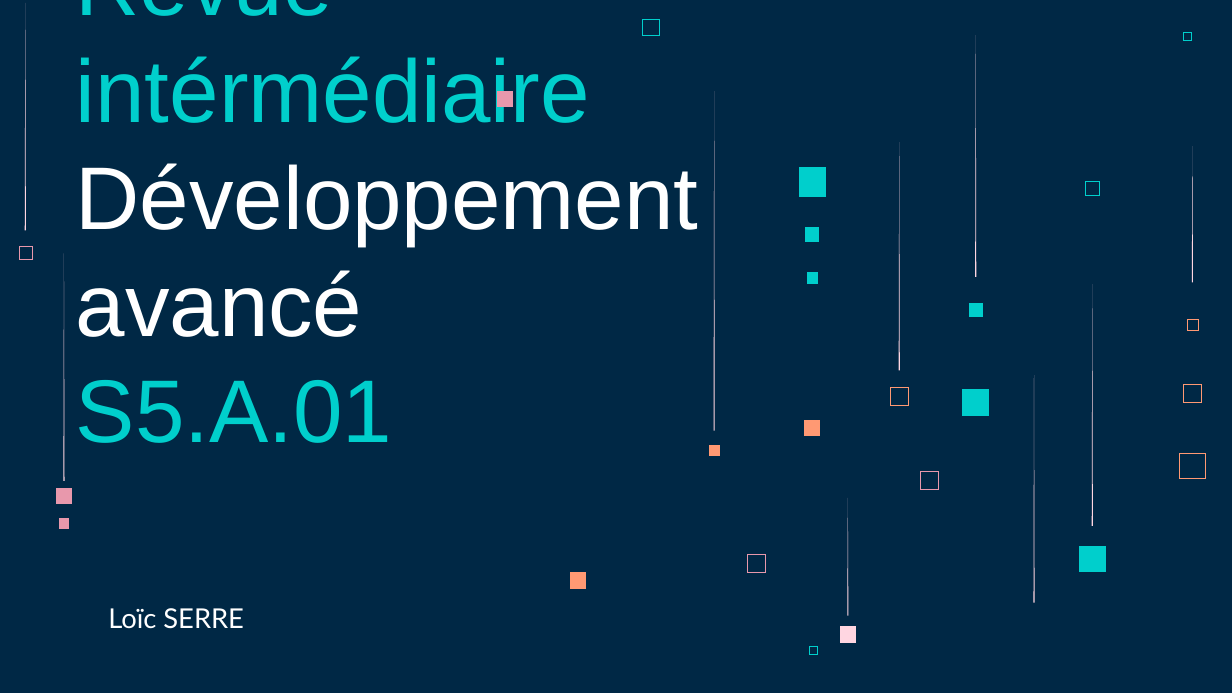
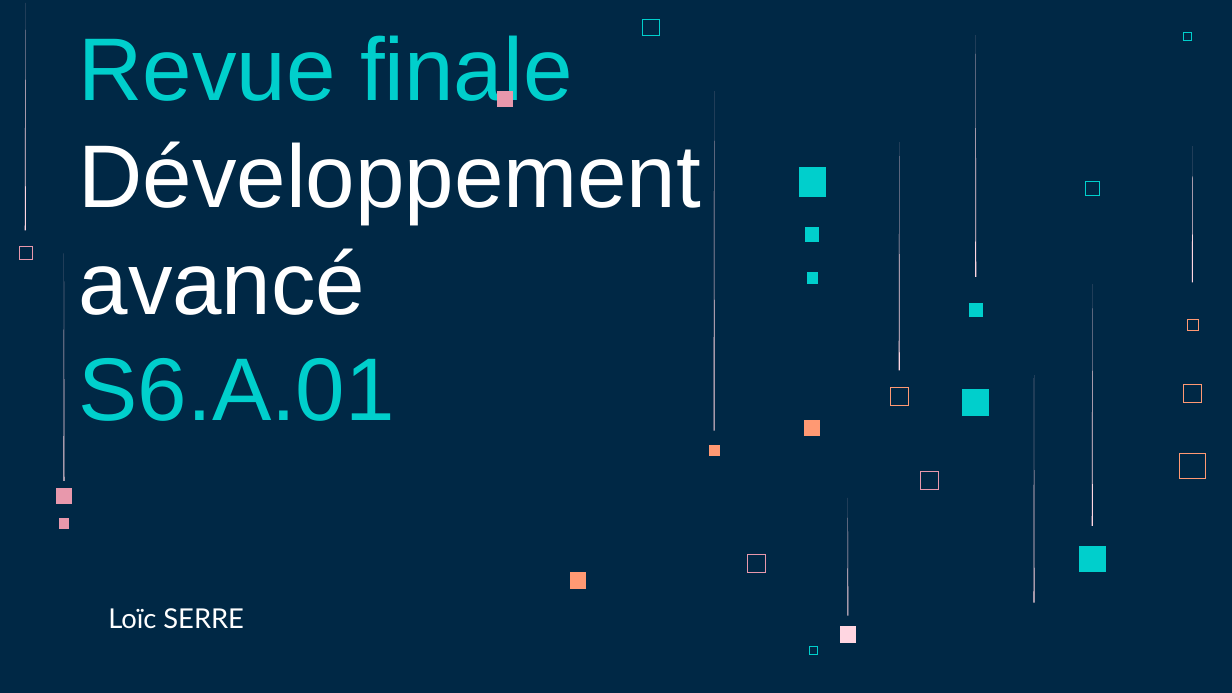
Before and after one commit to LoicSERRE/Projet-annuel-BUT3, a slide deck: slide 1 of Revue de projet/Revue de projet 2/Diapo revue de projet.pptx. Drawn at 1232x693 pixels with LibreOffice and Linux fonts; fonts in the diff are those of the drawing. Boxes give left, top, right and bottom in pixels: in the first picture for what was removed or moved away, otherwise in the second. Text is boxed around its words. In the diff, an @@ line names an element or a change of style, - is before the commit and + after.

```diff
--- a/Revue de projet/Revue de projet 2/Diapo revue de projet.pptx
+++ b/Revue de projet/Revue de projet 2/Diapo revue de projet.pptx
@@ title at <box>79,35,701,421</box>: text changed; text colour #00CFCC to #FFFFFF @@
-Revue intérmédiaire
-Développement avancé S5.A.01
+Revue finale
+Développement avancé S6.A.01
```
Also in this commit, not shown: 7 other slides changed, 1 slide added, 6 other files.
